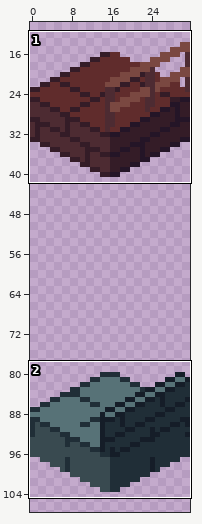
Pixel-art file: assets/img/settlements/tileset_bridges.aseprite. The picture above shows the old version from afar; the outline marks the close-up.
Close-up. First the earlier version:
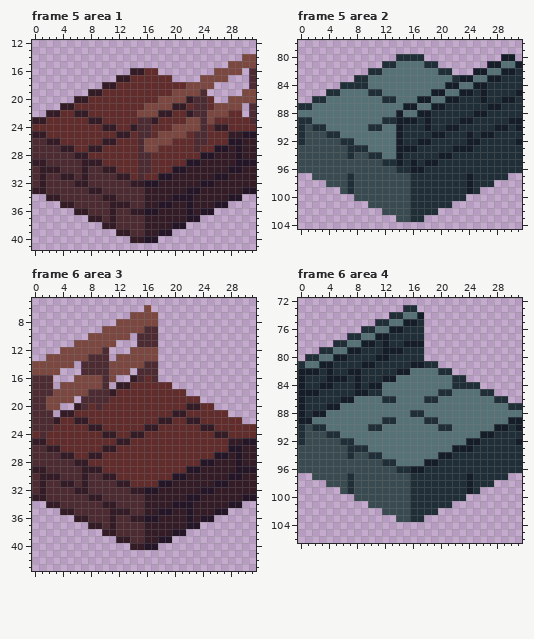
32x128 pixels, 11 frames. Shown: frame 5 area 1: x 0..31, y 12..41; frame 5 area 2: x 0..31, y 78..104; frame 6 area 3: x 0..31, y 5..43; frame 6 area 4: x 0..31, y 72..106. The wide view leaves out empty margins. The commit also changed other frames or places, which this record leaves out.
Now the later version:
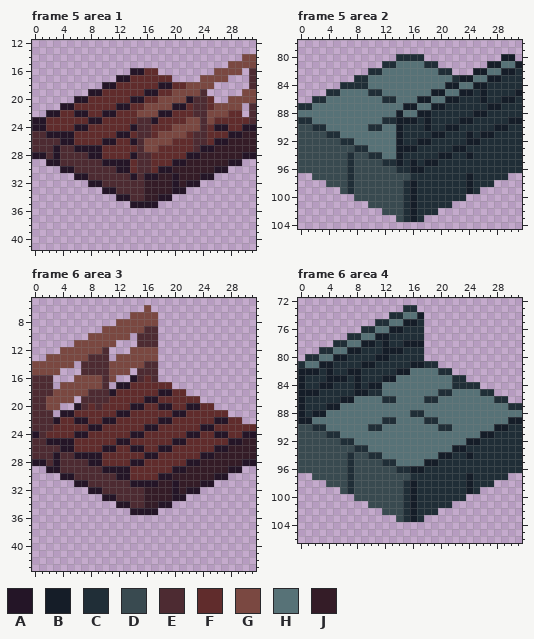
Palette (. is transparent): A #241527  B #151d28  C #202e37  D #394a50  E #4d2b32  F #602c2c  G #7a4841  H #577277  J #341c27
Diff:
--- frame 5 area 1, layer "Floor"
@@ x 0..31 @@
 15 ............................GGGG
-16 ..............JJFF........GGGG.E
-17 ............JJFFFFFF....GGGG...E
-18 ..........JJFFFFFFFFFFGGGG.....E
-19 ........JJFFFFFFFFFFGGGGE.....GG
-20 ......JJFFFFFFFFFFGGGGJEEF..GGGG
-21 ....JJFFFFFFFFFFGGGGJJFEEFGGGG.E
-22 ..JJFFJJFFFFFFFGGGJJFFJEEGGGFF.E
-23 JJFFFFFFJJFFFFFEEJFFFFGGEGFFFFFE
-24 FFFFFFFFFFJJFFJEEFFFGGGGEFJJFFFF
-25 JJFFFFFFFFFFJJFEEFGGGGFEEFFFJJAA
-26 EEJJFFFFFFJJFFFEGGGGFFFEEFFFAAJJ
-27 EEEEJJFFJJFFFFFEGGFFFFFEFFAAJAJJ
-28 EEEEEEJJFFFFFFFEEFFFFFFFAAJJJAJJ
-29 JJEEEEEJJJFFFFFEEFFFFFAAJJJJJAAA
-30 EJJJEEEJEEJJFFFEEFFFAAJJJJJJAAJJ
-31 EJEEJJEJEEEEJJFEFFAAJJJJJJAAJJJJ
-32 EJEEEEJJEEEEEEJJAAJJJJJJAAJJJJJJ
-33 JJEEEEEEJJEEEEEEJJJJJJAAJJJJJJAA
-34 ..JJEEEEEEJJEEEEJJJJAAAJJJJJAA..
-35 ....JJEEEEEJJJEEJJAAJJAJJJAA....
-36 ......JJEEEJEEJJAAJJJJAJAA......
-37 ........JJEJEEEEJJJJJJAA........
-38 ..........JJEEEEJJJJAA..........
-39 ............JJEEJJAA............
-40 ..............JJAA..............
+16 ..............AAFF........GGGG.E
+17 ............AAFFFFFF....GGGG...E
+18 ..........AAFFFFFFAAFFGGGG.....E
+19 ........AAFFFFFFAAFFGGGGE.....GG
+20 ......AAFFFFFFAAFFGGGGAEEF..GGGG
+21 ....AAFFFFFFAAFFGGGGAAFEEFGGGG.E
+22 ..AAFFAAFFAAFFFGGGAAFFFEEGGGFF.E
+23 AAFFFFFFAAFFFFFEEAFFFFGGEGFFFFFE
+24 AAFFFFAAFFFFFFAEEFFFGGGGEFAAFFAA
+25 EEAAAAFFFFFFAAFEEFGGGGFEEFFFAAJJ
+26 EEEEAAFFFFAAFFAEGGGGFFFEEFAAJJJJ
+27 EEEAEEAAAAFFFFFEGGFFFFFEAAJJJJJJ
+28 AAEAEEEEAAFFFFAEEFFFFFAAJJJJJJAA
+29 ..AAEEEEEEAAAAFEEFFFAAJJJJJJAA..
+30 ....AAEEEEEEAAFEEFAAJJJJJJAA....
+31 ......AAEEEEEEAEAAJJAJJJAA......
+32 ........AAEEEEEEJJJJAJAA........
+33 ..........AAEEEEJJJJAA..........
+34 ............AAEEJJAA............
+35 ..............AAAA..............
+36 ................................
+37 ................................
+38 ................................
+39 ................................
+40 ................................
 41 ................................
--- frame 5 area 2, layer "Floor"
@@ x 0..31 @@
  89 CCHHHHHHHHHHCCBBBCBCCCCBBCCCCCBB
- 90 CDCCHHHHHHCCHHBCCCBCCBBCCCCCBBCB
- 91 CDDDCCHHHHHHHHBCCCCBBCCCBCBBCCCC
- 92 CDDDDDCCHHHHHHBCCBBCCCCCBBCCCCCB
- 93 DDDDDDDCCCHHHHBBBCCCCCBBBCCCCCCC
- 94 DDDDDDDCDDCCHHBCCCCCBBCCCCCCCCCC
- 95 DDDDDDDDDDDDCCBCBCBBCCCCCCCCCCCC
- 96 DDDDDDDDDDDDDDCCBBCCCCCCCCCCCCCC
+ 90 DDCCHHHHHHCCHHBCCCBCCBBCCCCCBBCC
+ 91 DDDDCCHHHHHHHHBCCCCBBCCCBCBBCCCC
+ 92 DDDDDDCCHHHHHHBCCBBCCCCCBBCCCCCC
+ 93 DDDDDDDDCCHHHHBBBCCCCCBBCCCCCCCC
+ 94 DDDDDDDCDDCCHHBCCCCCBBCCBCCCCCCC
+ 95 DDDDDDDCDDDDCCBCBCBBCCCCCCCCCCCC
+ 96 DDDDDDDCDDDDDDCCBBCCCCCCCCCCCCCC
  97 ..DDDDDCDDDDDDDDCCCCCCCCBCCCCC..
- 98 ....DDDCDDDDDDDDCCCCCCCCBCCC....
- 99 ......DCDDDDDDDDCCCCCCCCBC......
-100 ........DDDDDDDDCCCCCCCC........
-101 ..........DDDDDDCCCCCC..........
-102 ............DDDDCCCC............
-103 ..............DDCC..............
+ 98 ....DDDCDDDDDDDCBCCCCCCCBCCC....
+ 99 ......DCDDDDDDDCBCCCCCCCBC......
+100 ........DDDDDDDCBCCCCCCC........
+101 ..........DDDDDCBCCCCC..........
+102 ............DDDCBCCC............
+103 ..............DCBC..............
 104 ................................
--- frame 6 area 3, layer "Floor"
@@ x 0..31 @@
 15 GGGG...EEEEGGG.EEE..............
-16 EEE...GGGGEG..JEFE..............
-17 EEE.GGGGGGE.JJFFFFFF............
-18 EEEGGGGGEEEJFFFFFFFFFF..........
-19 EEGGGG.EEEEFFFFFFFFFFFFF........
-20 EEGG..JEFEFFFFFFFFFFFFJJFF......
-21 EEE.JJFFFFFFFFFFFFFFJJFFFFFF....
-22 EEEJFFJJFFFFFFFFFFJJFFJJFFFFFF..
-23 EEEFFFFFJJFFFFFFJJFFFFFFJJFFFFFF
-24 FEFFFFFFFFJJFFJJFFFFFFFFFFJJFFFF
-25 JJFFFFFFFFFFJJFFFFFFFFFFFFFFJJAA
-26 EEJJFFFFFFJJFFFFFFFFFFFFFFFFAAJJ
-27 EEEEJJFFJJFFFFFFFFFFFFFFFFAAJAJJ
-28 EEEEEEJJFFFFFFFFFFFFFFFFAAJJJAJJ
-29 JJEEEEEJJJFFFFFFFFFFFFAAJJJJJAAA
-30 EJJJEEEJEEJJFFFFFFFFAAJJJJJJAAJJ
-31 EJEEJJEJEEEEJJFFFFAAJJJJJJAAJJJJ
-32 EJEEEEJJEEEEEEJJAAJJJJJJAAJJJJJJ
-33 JJEEEEEEJJEEEEEEJJJJJJAAJJJJJJAA
-34 ..JJEEEEEEJJEEEEJJJJAAAJJJJJAA..
-35 ....JJEEEEEJJJEEJJAAJJAJJJAA....
-36 ......JJEEEJEEJJAAJJJJAJAA......
-37 ........JJEJEEEEJJJJJJAA........
-38 ..........JJEEEEJJJJAA..........
-39 ............JJEEJJAA............
-40 ..............JJAA..............
+16 EEE...GGGGEG..AEFE..............
+17 EEE.GGGGGGE.AAFFFFFF............
+18 EEEGGGGGEEEAFFFFFFAAFF..........
+19 EEGGGG.EEEEFFFFFAAFFFFFF........
+20 EEGG..AEFEFFFFAAFFAAFFAAFF......
+21 EEE.AAFFFFFFAAFFFFFFAAFFFFFF....
+22 EEEAFFAAFFAAFFFFFFAAFFFFFFAAFF..
+23 EEEFFFFFAAFFFFFFAAFFFFFFAAFFFFFF
+24 AEFFFFAAFFFFFFAAFFFFFFAAFFAAFFAA
+25 EEAAAAFFFFFFAAFFFFFFAAFFFFFFAAJJ
+26 EEEEAAFFFFAAFFAAFFAAFFFFFFAAJJJJ
+27 EEEAEEAAAAFFFFFFAAFFFFFFAAJJJJJJ
+28 AAEAEEEEAAFFFFAAFFFFFFAAJJJJJJAA
+29 ..AAEEEEEEAAAAFFFFFFAAJJJJJJAA..
+30 ....AAEEEEEEAAFFFFAAJJJJJJAA....
+31 ......AAEEEEEEAAAAJJAJJJAA......
+32 ........AAEEEEEEJJJJAJAA........
+33 ..........AAEEEEJJJJAA..........
+34 ............AAEEJJAA............
+35 ..............AAAA..............
+36 ................................
+37 ................................
+38 ................................
+39 ................................
+40 ................................
 41 ................................
--- frame 6 area 4, layer "Floor"
@@ x 0..31 @@
  89 BBHHHHHHHHHHCCHHHHCCHHHHHHHHHHBB
- 90 CDCCHHHHHHCCHHHHHHHHCCHHHHHHBBCB
- 91 CDDDCCHHHHHHHHHHHHHHHHHHHHBBCCCC
- 92 CDDDDDCCHHHHHHHHHHHHHHHHBBCCCCCB
- 93 DDDDDDDCCCHHHHHHHHHHHHBBBCCCCCCC
- 94 DDDDDDDCDDCCHHHHHHHHBBCCCCCCCCCC
- 95 DDDDDDDDDDDDCCHHHHBBCCCCCCCCCCCC
- 96 DDDDDDDDDDDDDDCCBBCCCCCCCCCCCCCC
+ 90 DDCCHHHHHHCCHHHHHHHHCCHHHHHHBBCC
+ 91 DDDDCCHHHHHHHHHHHHHHHHHHHHBBCCCC
+ 92 DDDDDDCCHHHHHHHHHHHHHHHHBBCCCCCC
+ 93 DDDDDDDDCCHHHHHHHHHHHHBBCCCCCCCC
+ 94 DDDDDDDCDDCCHHHHHHHHBBCCBCCCCCCC
+ 95 DDDDDDDCDDDDCCHHHHBBCCCCCCCCCCCC
+ 96 DDDDDDDCDDDDDDCCBBCCCCCCCCCCCCCC
  97 ..DDDDDCDDDDDDDDCCCCCCCCBCCCCC..
- 98 ....DDDCDDDDDDDDCCCCCCCCBCCC....
- 99 ......DCDDDDDDDDCCCCCCCCBC......
-100 ........DDDDDDDDCCCCCCCC........
-101 ..........DDDDDDCCCCCC..........
-102 ............DDDDCCCC............
-103 ..............DDCC..............
+ 98 ....DDDCDDDDDDDCBCCCCCCCBCCC....
+ 99 ......DCDDDDDDDCBCCCCCCCBC......
+100 ........DDDDDDDCBCCCCCCC........
+101 ..........DDDDDCBCCCCC..........
+102 ............DDDCBCCC............
+103 ..............DCBC..............
 104 ................................
